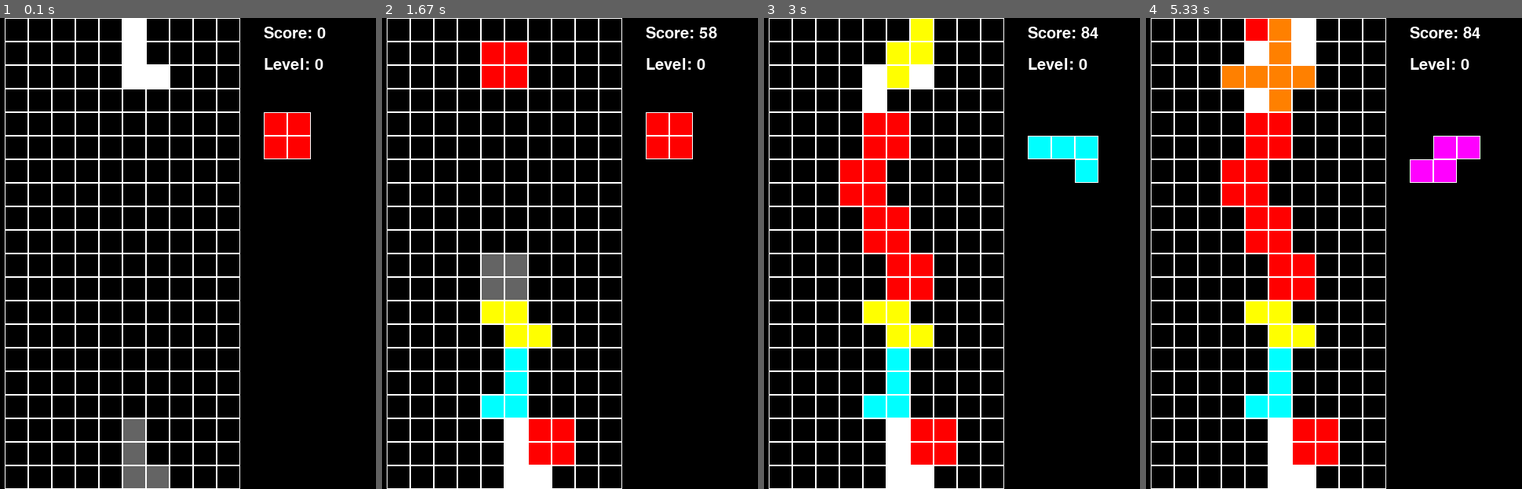
Above: before the commit, frames 1-4 (left to right).
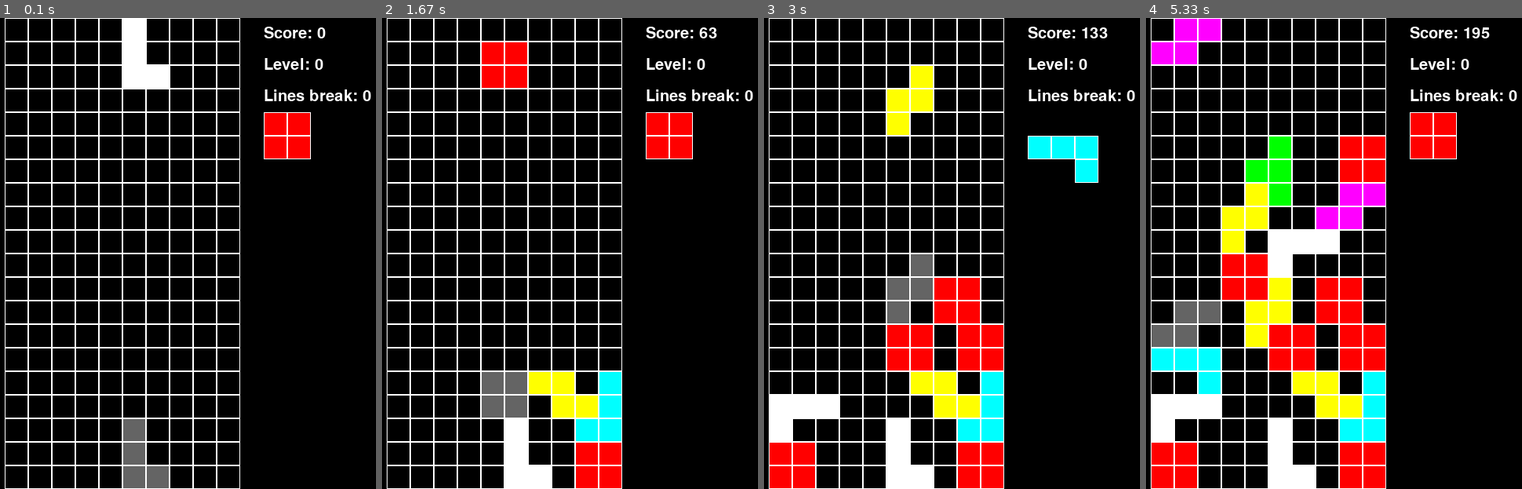
Above: after the commit, the same moments.

Repository: charlottekruzic/pygame-tetris
Game: pygame game, started from main.py
The game is run twice, just before and just after one commit, with the same random seed, the same clock (stepped at 60 frames per second) and the same inputs.
Inputs:
- Up to frame 1 (0.1 s): no input
- Up to frame 2 (1.67 s): hold Space 0.33-0.8 s; hold Right 0.33-0.8 s; hold Right 0.83-1.3 s; tap Space at 0.9, 1.2, 1.4 s; hold Up 1.33-1.63 s
- Up to frame 3 (3 s): hold Right 1.67-2.13 s; tap Space at 1.73, 2.03, 2.23, 2.53, 2.8 s; hold Left 2.17-2.7 s; hold Down from 2.73 s (still down)
- Up to frame 4 (5.33 s): release Down at 3.03 s; hold Left 3.07-3.47 s; tap Space at 3.13, 3.43, 3.57, 3.97, 4.27, 4.63, 5.03 s; hold Up 3.5-3.87 s; hold Right 3.9-4.53 s; hold Down 4.57-4.93 s; hold Left from 4.97 s (still down)

The runs differ from the first frame. In frame 1, 0.3% of the frame differs, in the area x 70-99%, y 15-18%; in frame 2, 8.3%; in frame 3, 18%; in frame 4, 29%, in the area x 1-99%, y 0-100%.

Commit message:
deplacement fluide + correction bug position piece demarrage

Diff:
--- a/src/piece.py
+++ b/src/piece.py
@@ -25,17 +25,24 @@
             self.orientation = 0
 
         self.grid = grid
+        self.rotate(self.orientation)
 
-        self.position = [0, self.grid.width // 2 - len(self.shape[0]) // 2]
-        self.rotate(self.orientation)
+        deplacement = 0
+        while self.shape and not any(self.shape[deplacement]):
+            deplacement+=1
+
+        self.position = [0-deplacement, self.grid.width // 2 - len(self.shape[0]) // 2]
+
+
 
     def set_position(self, position):
         self.position = position
 
+
     def rotate(self, number=1):
         for _ in range(number):
             self.shape = [list(row) for row in zip(*self.shape[::-1])]
-        self.fix_position()
+
 
 
     def move(self, direction):
--- a/src/tetris.py
+++ b/src/tetris.py
@@ -33,6 +33,7 @@
 
         self.fall_speed = 0.5
         self.fall_time = 0
+        self.move_time = 0
 
         self.score = 0
         self.level = 0
@@ -41,16 +42,18 @@
 
 
     def game_loop(self):
+        initial_delay = 0.2
+        repeat_delay = 0.05
+        left_time = right_time = down_time = 0
 
         while self.running:
             dt = self.clock.tick(60) / 1000
             self.fall_time += dt
 
-            if self.current_piece == None:
+            if self.current_piece is None:
                 self.current_piece = piece.Piece(self.grid)
                 self.next_piece = piece.Piece(self.grid)
                 self.update_shadow_piece()
-                #self.grid.add_piece(self.current_piece)
 
             if self.fall_time > self.fall_speed:
                 self.fall_time = 0
@@ -60,10 +63,7 @@
                     self.next_piece = piece.Piece(self.grid)
                     self.update_shadow_piece()
 
-
-
-
-            # Gestion evenements
+            # Gestion des événements
             for event in pygame.event.get():
                 if event.type == pygame.QUIT or (event.type == pygame.KEYDOWN and event.key == pygame.K_ESCAPE):
                     self.running = False
@@ -71,44 +71,58 @@
                 if event.type == pygame.KEYDOWN:
                     if event.key == pygame.K_UP:
                         self.current_piece.rotate()
-                    if event.key == pygame.K_RIGHT:
-                        self.current_piece.move("right")
-                    if event.key == pygame.K_LEFT:
-                        self.current_piece.move("left")
-                    if event.key == pygame.K_DOWN:
-                        if not self.current_piece.move("down"):
-                            self.grid.add_piece(self.current_piece)
-                            self.current_piece = self.next_piece
-                            self.next_piece = piece.Piece(self.grid)
-                        else:
-                            self.score += 1
-                            nb_lines = self.clear_lines()
-                            self.score += nb_lines * 10
-
-
-                    if event.key == pygame.K_SPACE:
+                        self.current_piece.fix_position()
+                        self.update_shadow_piece()
+                    elif event.key == pygame.K_SPACE:
                         pos_init_y = self.current_piece.position[0]
                         while self.current_piece.move("down"):
                             pass
-
-                        block_skip = self.current_piece.position[0] - pos_init_y
+                        blocks_skip = self.current_piece.position[0] - pos_init_y
 
                         self.grid.add_piece(self.current_piece)
                         self.current_piece = self.next_piece
                         self.next_piece = piece.Piece(self.grid)
 
-
-
-                        self.score += block_skip
+                        self.score += blocks_skip
                         self.clear_lines()
-
-
+                        self.update_shadow_piece()
+
+            # deplacement continu
+            keys = pygame.key.get_pressed()
+
+            if keys[pygame.K_LEFT]:
+                if left_time == 0 or left_time > initial_delay and (left_time - initial_delay) % repeat_delay < dt:
+                    self.current_piece.move("left")
                     self.update_shadow_piece()
-
+                left_time += dt
+            else:
+                left_time = 0
+
+            if keys[pygame.K_RIGHT]:
+                if right_time == 0 or right_time > initial_delay and (right_time - initial_delay) % repeat_delay < dt:
+                    self.current_piece.move("right")
+                    self.update_shadow_piece()
+                right_time += dt
+            else:
+                right_time = 0
+
+            if keys[pygame.K_DOWN]:
+                if down_time == 0 or down_time > initial_delay and (down_time - initial_delay) % repeat_delay < dt:
+                    if self.current_piece.move("down"):
+                        self.score += 1
+                    else:
+                        self.grid.add_piece(self.current_piece)
+                        self.current_piece = self.next_piece
+                        self.next_piece = piece.Piece(self.grid)
+                        self.update_shadow_piece()
+                        nb_lines = self.clear_lines()
+                        self.score += nb_lines * 10
+                down_time += dt
+            else:
+                down_time = 0
 
             # maj ecran
             self.draw_game()
-
 
         pygame.quit()
 
@@ -201,3 +215,5 @@
         self.screen.blit(text, (up_left_right_part, 10))
         text = font.render(f"Level: {self.level}", True, (255, 255, 255))
         self.screen.blit(text, (up_left_right_part, 50))
+        text = font.render(f"Lines break: {self.total_lines_cleared}", True, (255, 255, 255))
+        self.screen.blit(text, (up_left_right_part, 90))
